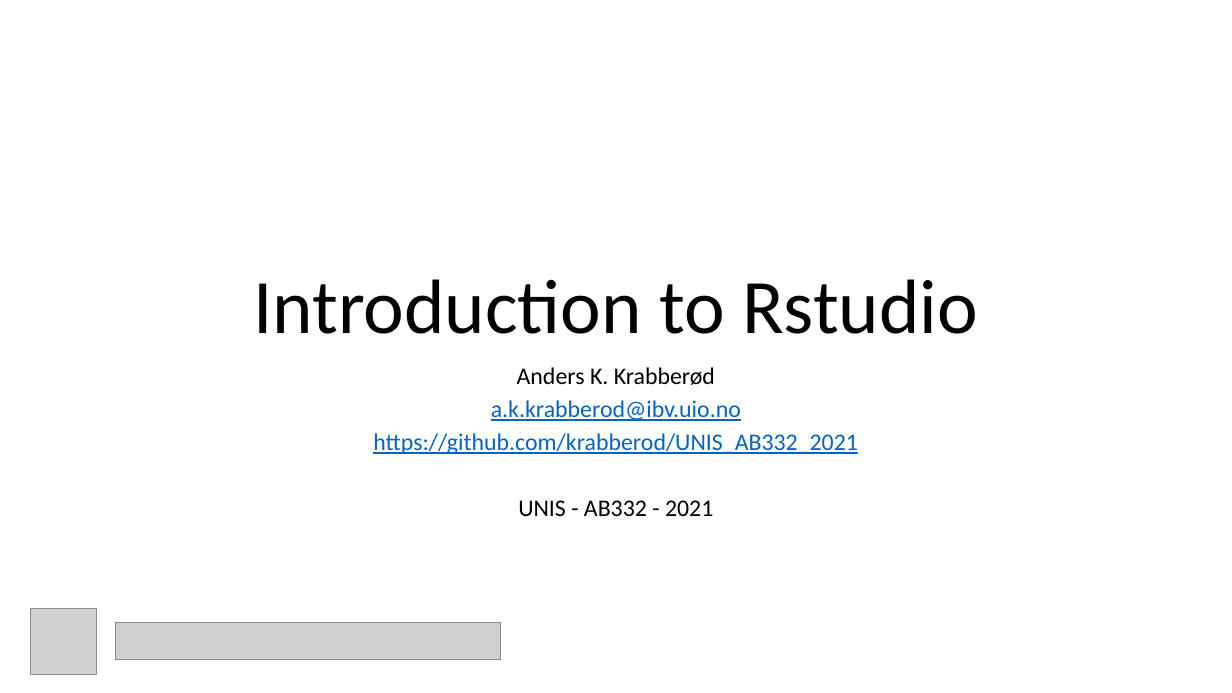
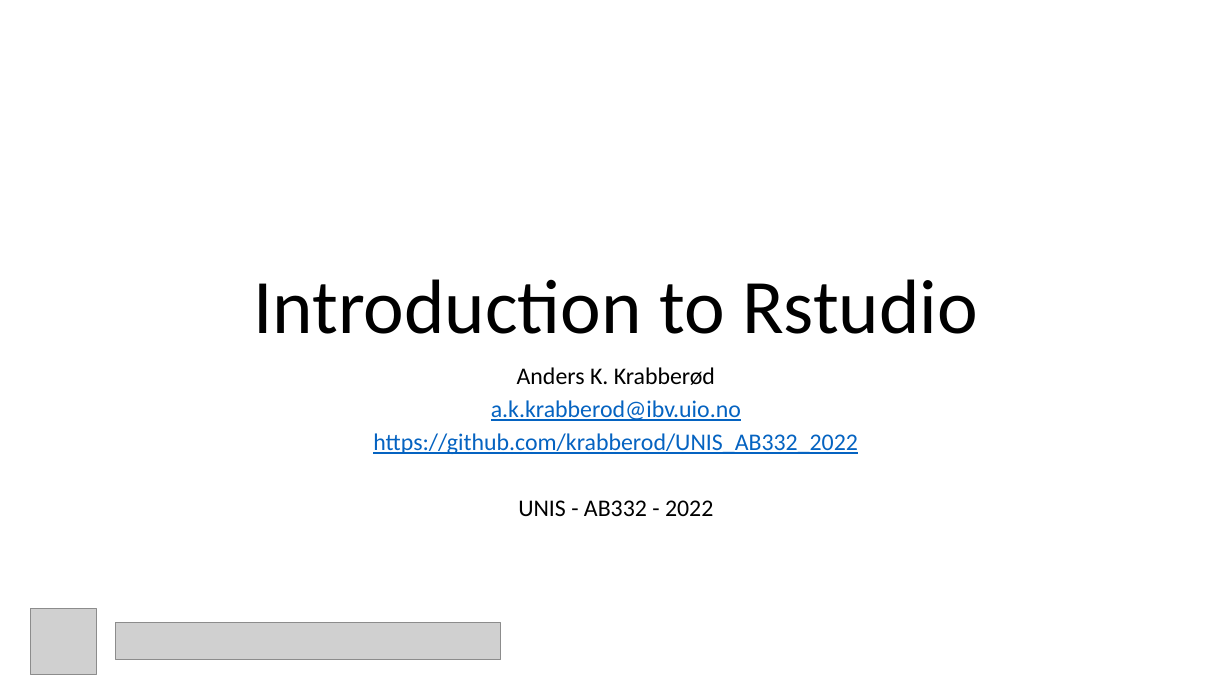
Before and after one commit to krabberod/UNIS_AB332_2022, a slide deck: slide 1 of Lectures/Introduction_to_Rstudio.pptx. Drawn at 1232x693 pixels with LibreOffice and Linux fonts; fonts in the diff are those of the drawing; grey boxes stand for pictures. Boxes give left, top, right and bottom in pixels: in the first picture for what was removed or moved away, otherwise in the second. Text is boxed around its words. In the diff, an @@ line names an element or a change of style, - is before the commit and + after.

```diff
--- a/Lectures/Introduction_to_Rstudio.pptx
+++ b/Lectures/Introduction_to_Rstudio.pptx
@@ subtitle at [373,433,858,516]: text changed @@
-https://github.com/krabberod/UNIS_AB332_2021
-UNIS - AB332 - 2021
+https://github.com/krabberod/UNIS_AB332_2022
+UNIS - AB332 - 2022
```
Also in this commit, not shown: 9 other files.
